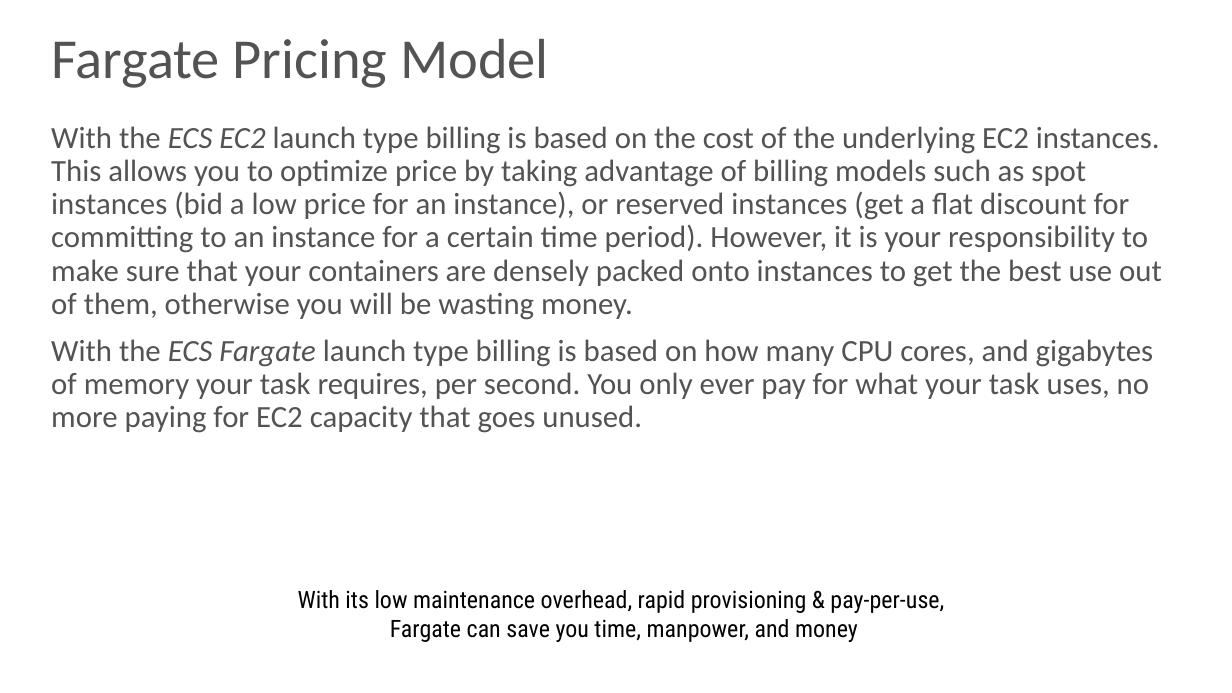
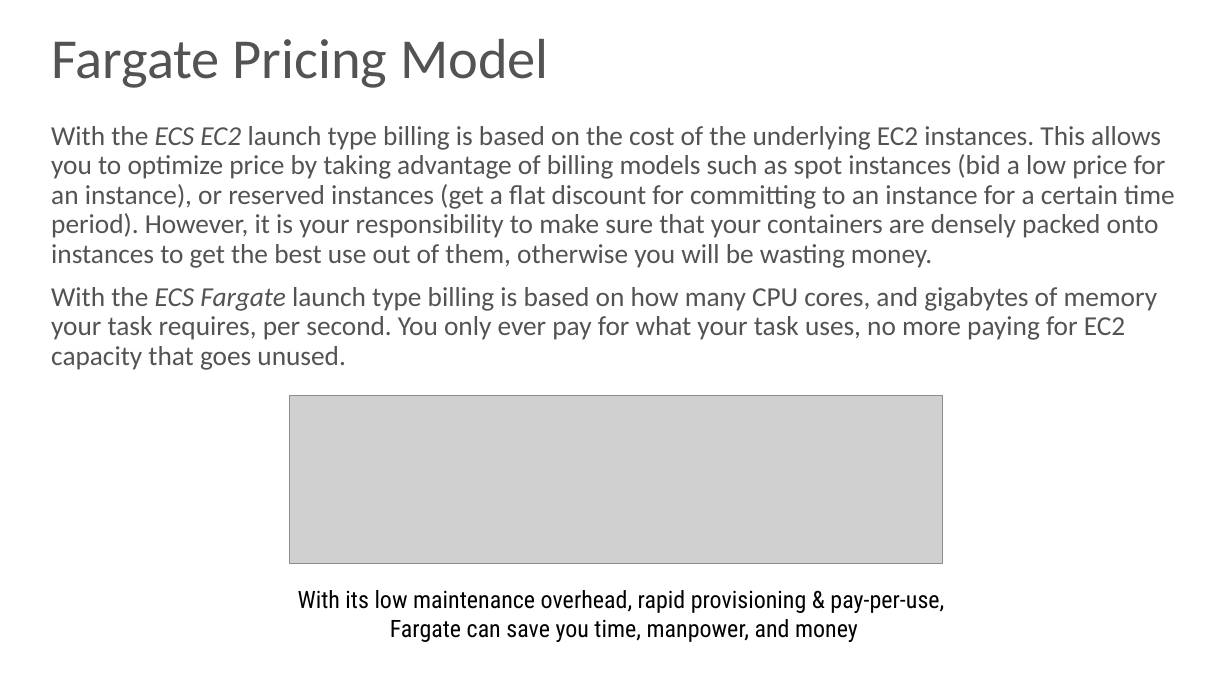
Before and after one commit to skarlekar/fargate-patterns, a slide deck: slide 7 of presentation/Fargate Patterns.pptx (slide 5 before the commit). Drawn at 1232x693 pixels with LibreOffice and Linux fonts; fonts in the diff are those of the drawing; grey boxes stand for pictures; background and template pictures are left out. Boxes give left, top, right and bottom in pixels: in the first picture for what was removed or moved away, otherwise in the second. Text is boxed around its words. In the diff, an @@ line names an element or a change of style, - is before the commit and + after.

Commit message:
Updated presentation

```diff
--- a/presentation/Fargate Patterns.pptx
+++ b/presentation/Fargate Patterns.pptx
@@ text "With the ECS EC2 launch ..." at (51,126,1175,370): size 18 to 16 pt @@
@@ picture added at (290,395,944,563) @@
```
Also in this commit, not shown: 1 slide added.
